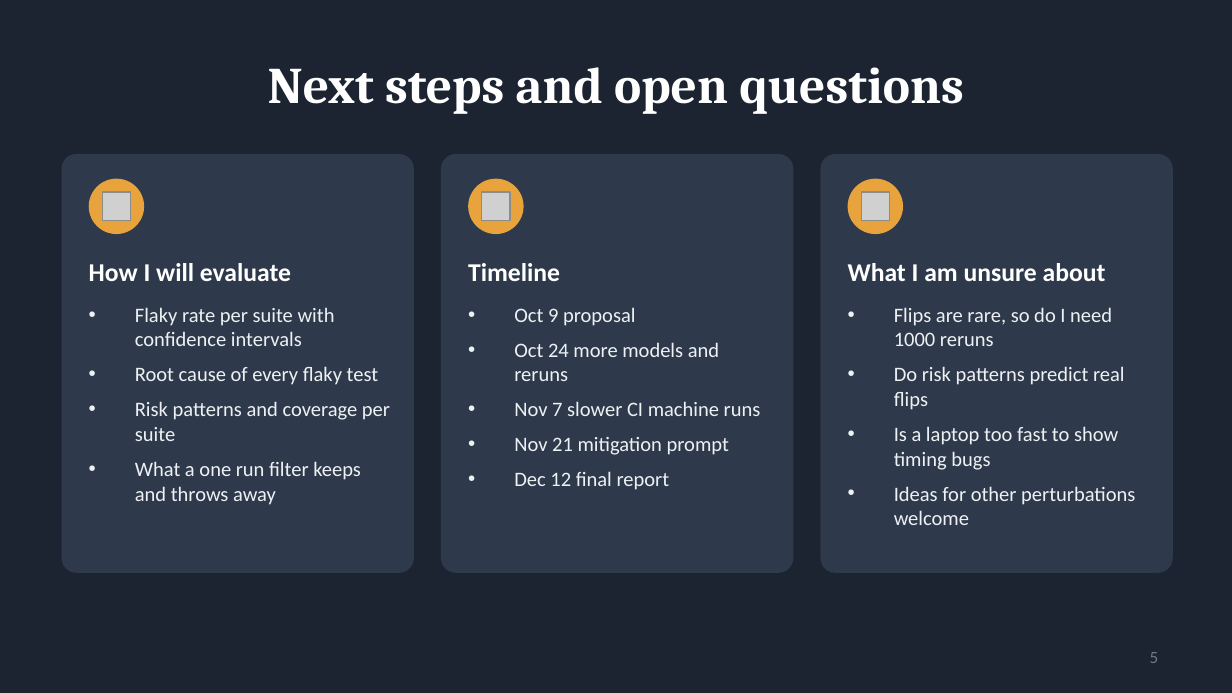
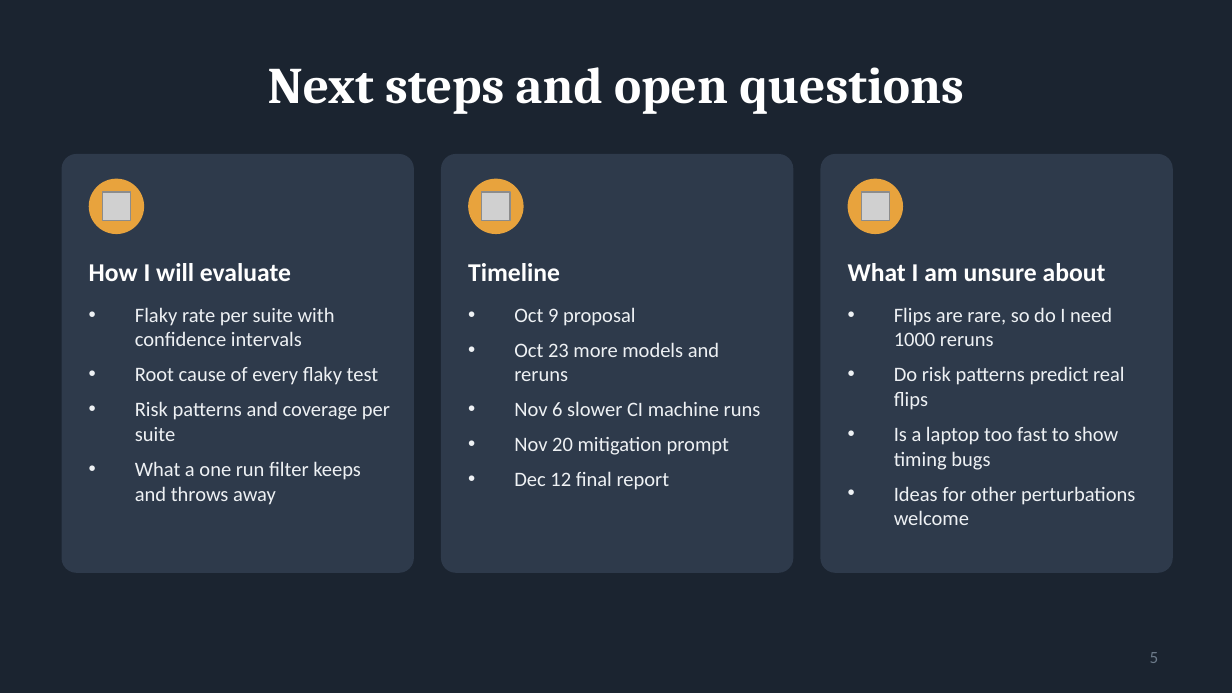
Before and after one commit to shaunak1206/ece382v-flaky-llm-tests, a slide deck: slide 5 of slides/Kapur_ECE382V_Initial_Idea.pptx. Drawn at 1232x693 pixels with LibreOffice and Linux fonts; fonts in the diff are those of the drawing; grey boxes stand for pictures. Boxes give left, top, right and bottom in pixels: in the first picture for what was removed or moved away, otherwise in the second. Text is boxed around its words. In the diff, an @@ line names an element or a change of style, - is before the commit and + after.

```diff
--- a/slides/Kapur_ECE382V_Initial_Idea.pptx
+++ b/slides/Kapur_ECE382V_Initial_Idea.pptx
@@ text at <box>514,342,761,455</box>: text changed @@
-• Oct 24 more models and reruns
-• Nov 7 slower CI machine runs
-• Nov 21 mitigation prompt
+• Oct 23 more models and reruns
+• Nov 6 slower CI machine runs
+• Nov 20 mitigation prompt
```
Also in this commit, not shown: 9 other files.
